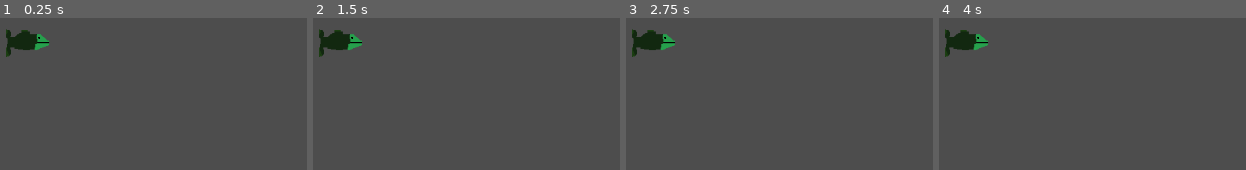
Above: before the commit, frames 1-4 (left to right).
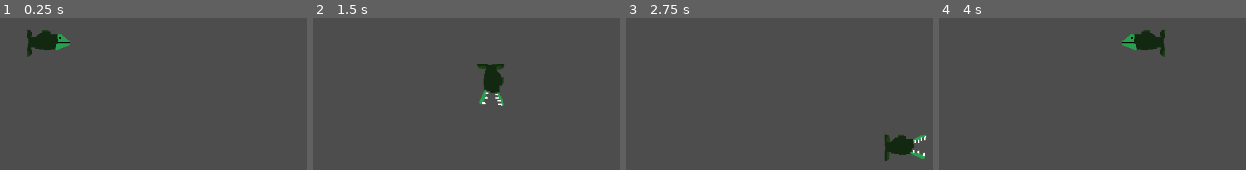
Above: after the commit, the same moments.

Repository: joosepartanen/Tiimi14-GameJam
Game: Godot game, scene res://Scenes/level.tscn
Two runs of this game, one before a commit and one after it. Both use one fixed random seed, a clock stepped at 60 frames per second and the inputs below.
Inputs:
- Up to frame 1 (0.25 s): no input
- Up to frame 2 (1.5 s): hold D (MoveRight) 0.53-1.28 s; tap Space (Dash) at 0.6, 1.35 s; hold S (MoveDown) from 1.28 s (still down)
- Up to frame 3 (2.75 s): release S (MoveDown) at 2.03 s; hold D (MoveRight) from 2.03 s (still down); tap Space (Dash) at 2.1 s
- Up to frame 4 (4 s): release D (MoveRight) at 2.78 s; hold W (MoveUp) 2.78-3.53 s; tap Space (Dash) at 2.85, 3.6 s; hold A (MoveLeft) from 3.53 s (still down)

The runs differ from the first frame. In frame 1, 2.1% of the frame differs, in the area x 1-23%, y 7-26%; in frame 2, 2.9%; in frame 3, 2.8%; in frame 4, 2.9%, in the area x 1-74%, y 7-26%.

Commit message:
Pelihahmon liike toteutettu (WASD+Space)

Diff:
--- /dev/null
+++ b/Code/kala.gd
@@ -0,0 +1,75 @@
+extends CharacterBody2D
+class_name Kala
+
+@export var speed: float = 120.0
+@onready var animated_sprite_2d: AnimatedSprite2D = $AnimatedSprite2D
+@export var dash_speed: float = 400.0
+@export var dash_time: float = 0.2
+@export var dash_cooldown: float = 0.5
+
+var is_dashing = false
+var dash_timer = 0.0
+var cooldown_timer = 0.0
+
+var direction: Vector2 = Vector2.RIGHT  #Oletuksena liike lähtee oikealle
+
+func _physics_process(delta):
+	handle_dash(delta)
+	if not is_dashing:
+		handle_input()
+	if is_dashing:
+		velocity = direction * dash_speed
+	else:
+		velocity = direction * speed
+	move_and_slide()
+
+	#Osuessaan tason reunoihin, kala kääntyy ympäri:
+	if global_position.x <= 0:
+		direction.x = 1
+		$AnimatedSprite2D.flip_h = false
+	elif global_position.x >= 1150:
+		direction.x = -1
+		$AnimatedSprite2D.flip_h = true
+	elif global_position.y <= 0:
+		direction.y = 1
+		$AnimatedSprite2D.rotation_degrees = 90
+	elif global_position.y >= 640:
+		direction.y = -1
+		$AnimatedSprite2D.rotation_degrees = -90
+
+#Liike WASD ja Dash = Space
+func handle_input():
+	if Input.is_action_just_pressed("MoveLeft"):
+		direction = Vector2.LEFT
+		$AnimatedSprite2D.rotation_degrees = 0
+		$AnimatedSprite2D.flip_h = true
+		$AnimatedSprite2D.play("swim")
+	elif Input.is_action_just_pressed("MoveRight"):
+		direction = Vector2.RIGHT
+		$AnimatedSprite2D.rotation_degrees = 0
+		animated_sprite_2d.play("swim")
+		$AnimatedSprite2D.flip_h = false
+	elif Input.is_action_just_pressed("MoveUp"):
+		direction = Vector2.UP
+		$AnimatedSprite2D.flip_h = false
+		$AnimatedSprite2D.rotation_degrees = -90
+		$AnimatedSprite2D.play("swim")
+	elif Input.is_action_just_pressed("MoveDown"):
+		direction = Vector2.DOWN
+		$AnimatedSprite2D.flip_h = false
+		$AnimatedSprite2D.rotation_degrees = 90
+		$AnimatedSprite2D.play("swim")
+
+func handle_dash(delta):
+	if cooldown_timer > 0:
+		cooldown_timer -= delta
+
+	if is_dashing:
+		dash_timer -= delta
+		if dash_timer <= 0:
+			is_dashing = false
+			cooldown_timer = dash_cooldown
+	else:
+		if Input.is_action_just_pressed("Dash") and cooldown_timer <= 0:
+			is_dashing = true
+			dash_timer = dash_time
--- a/Scenes/Kala.tscn
+++ b/Scenes/Kala.tscn
@@ -1,6 +1,7 @@
-[gd_scene load_steps=7 format=3 uid="uid://c56xv1npw5t1t"]
+[gd_scene load_steps=8 format=3 uid="uid://c56xv1npw5t1t"]
 
 [ext_resource type="Texture2D" uid="uid://cpba8gnhoslth" path="res://Art/sprite_30.png" id="1_ctdoh"]
+[ext_resource type="Script" uid="uid://bx8jveam6kgd1" path="res://Code/kala.gd" id="1_fcddx"]
 [ext_resource type="Texture2D" uid="uid://dj5g8qjgho75e" path="res://Art/sprite_31.png" id="2_fcddx"]
 
 [sub_resource type="AtlasTexture" id="AtlasTexture_qfeji"]
@@ -29,12 +30,13 @@
 size = Vector2(58, 20)
 
 [node name="CharacterBody2D" type="CharacterBody2D"]
+script = ExtResource("1_fcddx")
 
 [node name="AnimatedSprite2D" type="AnimatedSprite2D" parent="."]
 position = Vector2(3, -13)
 sprite_frames = SubResource("SpriteFrames_6m7do")
 animation = &"swim"
-frame_progress = 0.11418178
+frame_progress = 0.946252
 
 [node name="CollisionShape2D" type="CollisionShape2D" parent="."]
 position = Vector2(3, -13)
Not shown, added: Code/kala.gd.uid
